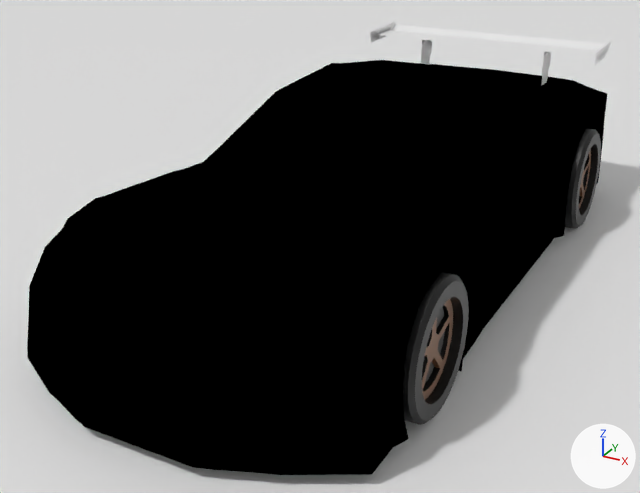
Renders of the Blender file assets/cars/GTR34/P3D asset rendering template V4.blend from each side of a commit.
Rendered twice from a 50 mm camera at (2.23, -4.77, 2.41) aimed at (-0.2, -0.34, 0.19). Arrows for +X, +Y and +Z are at lower right; the lights stay in place. The picture after the commit comes second.

Before the edit, the objects in view are built like this:
```python
ob_cube = bpy.data.objects.new('Cube', me_cube_003)
ob_cube.location = (0.0, -2.5, 0.0)
ob_cube.scale = (1.42, 1.42, 1.42)
ob_cube_001 = bpy.data.objects.new('Cube.001', me_cube_004)
ob_cube_001.location = (0.0, -2.5, 0.0)
ob_cube_001.scale = (1.42, 1.42, 1.42)
ob_cube_002 = bpy.data.objects.new('Cube.002', me_cube_005)
ob_cube_002.location = (0.02, 0.18, 0.0)
ob_cube_002.scale = (1.42, 1.42, 1.42)
ob_plane = bpy.data.objects.new('Plane', me_plane_003)
ob_plane.location = (0.0, -2.5, 0.0)
ob_plane.rotation_euler = (0.0, 1.571, 0.0)  # degrees (0, 90, 0)
ob_plane.scale = (1.42, 1.42, 1.42)
ob_plane_001 = bpy.data.objects.new('Plane.001', me_plane_001)
ob_plane_001.location = (0.0, 0.0, 0.0)
ob_plane_001.scale = (500.0, 500.0, 500.0)
```
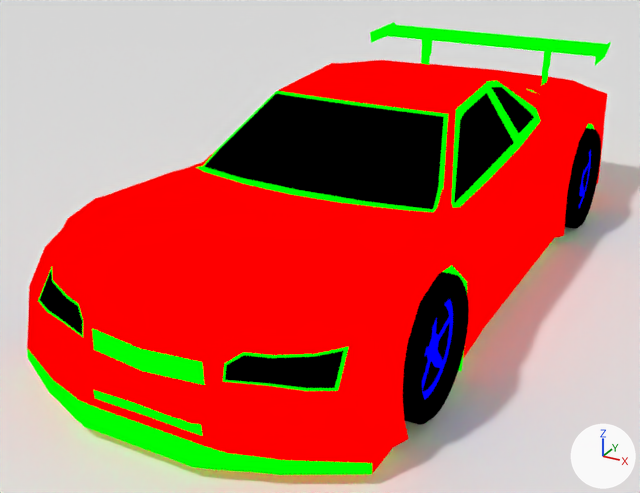
Boxes (x1, y1, x2, y2) around the edits, measured in the pictures (640 x 493 px):
'Cube', surface changed, recoloured: (27, 60, 607, 475) in both
'Cube.001', recoloured: (403, 272, 469, 425) in both
'Plane', recoloured: (370, 22, 611, 86) in both
'Cube.002', recoloured: (565, 128, 601, 229) in both
part 1 of me_cube_003, recoloured: (27, 60, 607, 474) in both
part 2 of me_cube_003, recoloured: (27, 80, 594, 475) in both
part 3 of me_cube_004, recoloured: (403, 272, 469, 425) in both
part 4 of me_cube_004, recoloured: (422, 299, 453, 400) in both
part 5 of me_cube_005, recoloured: (565, 128, 601, 229) in both
part 6 of me_cube_005, recoloured: (579, 149, 591, 208) in both

The change, as a list of edits to the scene's bpy script:
```text
Change ng_toon_shader:
    remove # nodes: CombineColor, Emission, Group x2, Math x2, MixRGB x2, SeparateColor, ValToRGB x2, Value
    nodes: CombineColor, Emission, Group x2, Math x4, Mix x4, MixRGB x2, MixShader, RGB x3, SeparateColor, ValToRGB x2, Value
Change mat_feu_arrière__001:
    where n1 = _N.new('ShaderNodeGroup'); n1.name = 'NodeGroup'
    add n1.inputs[8].default_value = 0  # 'Color Palette Index'
Add mat_body_trim:
    mat_body_trim = bpy.data.materials.new('Body Trim')
    # nodes: Group, OutputMaterial
    # colours: black #000000, white #ffffff
Add mat_wheel_cap:
    mat_wheel_cap = bpy.data.materials.new('Wheel Cap')
    # nodes: Group, OutputMaterial
    # colours: brown #704a2b, white #ffffff
Add mat_tire:
    mat_tire = bpy.data.materials.new('Tire')
    # nodes: Group, OutputMaterial
    # colours: black #000000, white #ffffff
Add mat_body_color:
    mat_body_color = bpy.data.materials.new('Body Color')
    # nodes: Group, OutputMaterial
    # colours: dark blue #36454f, white #ffffff
Change me_cube_003:
    where me_cube_003.from_pydata(...)  # 932 vertices, 753 faces; spans x -0.71..0.71, y 0.1..3.37, z 0.04..0.82
    used by ob_cube; location = (0.0, -2.5, 0.0); scale = (1.42, 1.42, 1.42)
    me_cube_003 part 1: all 511 faces that had it switch from mat_material to mat_body_color
    me_cube_003 part 2: all 190 faces that had it switch from mat_jointures to mat_body_trim
Change me_cube_004:
    where me_cube_004.from_pydata(...)  # 676 vertices, 618 faces; spans x -0.725..0.725, y 0.513..1.006, z -0.002..0.491
    used by ob_cube_001; location = (0.0, -2.5, 0.0); scale = (1.42, 1.42, 1.42)
    me_cube_004 part 3: all 536 faces that had it switch from mat_material_001 (black #000000) to mat_tire
    me_cube_004 part 4: all 82 faces that had it switch from mat_material_002 (brown #704a2b) to mat_wheel_cap
Change me_cube_005:
    where me_cube_005.from_pydata(...)  # 676 vertices, 618 faces; spans x -0.725..0.725, y 0.513..1.006, z -0.002..0.491
    used by ob_cube_002; location = (0.02, 0.18, 0.0); scale = (1.42, 1.42, 1.42)
    me_cube_005 part 5: all 536 faces that had it switch from mat_material_001 (black #000000) to mat_tire
    me_cube_005 part 6: all 82 faces that had it switch from mat_material_002 (brown #704a2b) to mat_wheel_cap
Change me_plane_003:
    where me_plane_003.from_pydata(...)  # 52 vertices, 26 faces; spans x -0.794..-0.534, y 2.989..3.328, z -0.628..0.628
    add me_plane_003.materials.append(mat_body_trim)
```
